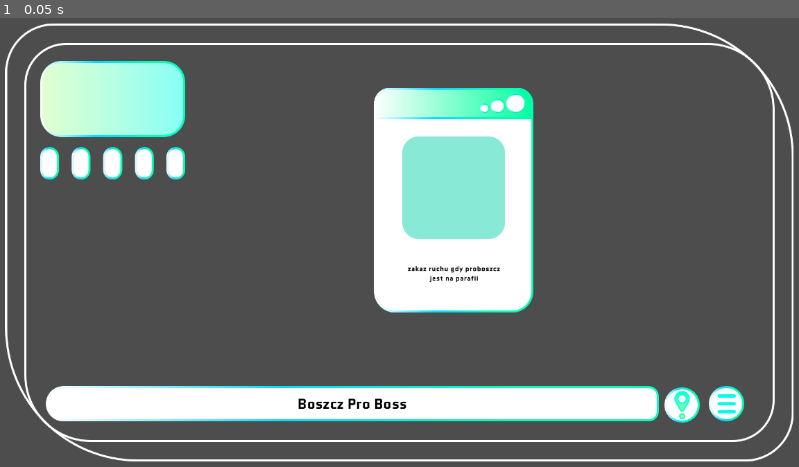
Above: before the commit, frame 1.
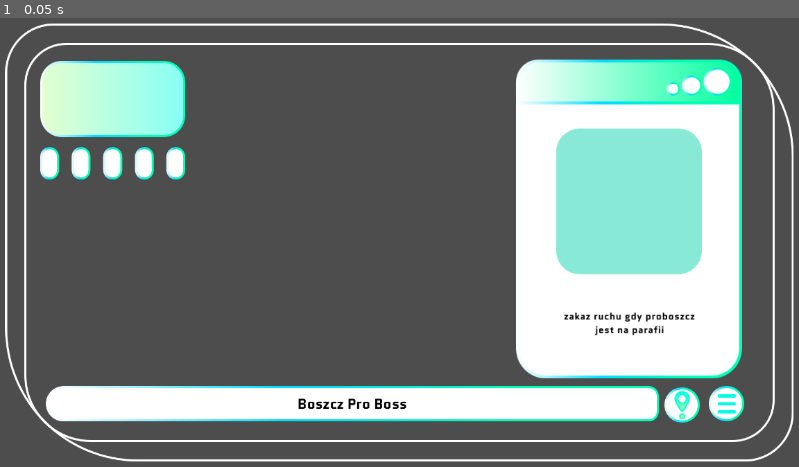
Above: after the commit, the same moment.

Repository: ferafiks/game-dzem-2
Game: Godot game, scene res://ui.tscn
Two runs of this game, one before a commit and one after it. Both use one fixed random seed, a clock stepped at 60 frames per second and the inputs below. This scene is started directly instead of the project's main scene.
Inputs:
- Up to frame 1 (0.05 s): no input

The runs differ from the first frame. In frame 1, 28% of the frame differs, in the area x 46-93%, y 9-81%.

Commit message:
ui is here now
dsgfklzdsfvadsvhjg

Diff:
--- a/ui.tscn
+++ b/ui.tscn
@@ -63,10 +63,29 @@
 grow_vertical = 2
 theme_override_styles/panel = SubResource("StyleBoxEmpty_nvb2n")
 
-[node name="PopUpZnAku" type="Sprite2D" parent="Panel/PanelContainer" unique_id=1441508866]
-position = Vector2(596.0834, 230.9667)
-scale = Vector2(0.6, 0.6)
+[node name="Panel" type="Panel" parent="Panel/PanelContainer" unique_id=1077558117]
+layout_mode = 1
+anchors_preset = -1
+anchor_left = 0.7
+anchor_top = 0.25
+anchor_right = 0.98
+anchor_bottom = 0.7
+offset_left = -40.0
+offset_top = -40.0
+offset_right = -4.4000244
+offset_bottom = 1.4000244
+grow_horizontal = 0
+grow_vertical = 0
+
+[node name="TextureRect" type="TextureRect" parent="Panel/PanelContainer/Panel" unique_id=1144521970]
+layout_mode = 1
+anchors_preset = 15
+anchor_right = 1.0
+anchor_bottom = 1.0
+grow_horizontal = 2
+grow_vertical = 2
 texture = ExtResource("7_cxd00")
+expand_mode = 5
 
 [node name="DolnyPasek" type="Panel" parent="Panel/PanelContainer" unique_id=1153801137]
 layout_mode = 1
@@ -189,9 +208,3 @@
 layout_mode = 2
 texture = ExtResource("3_irxef")
 stretch_mode = 5
-
-[node name="Panel" type="Panel" parent="Panel/PanelContainer" unique_id=1077558117]
-visible = false
-layout_mode = 1
-offset_right = 40.0
-offset_bottom = 40.0
